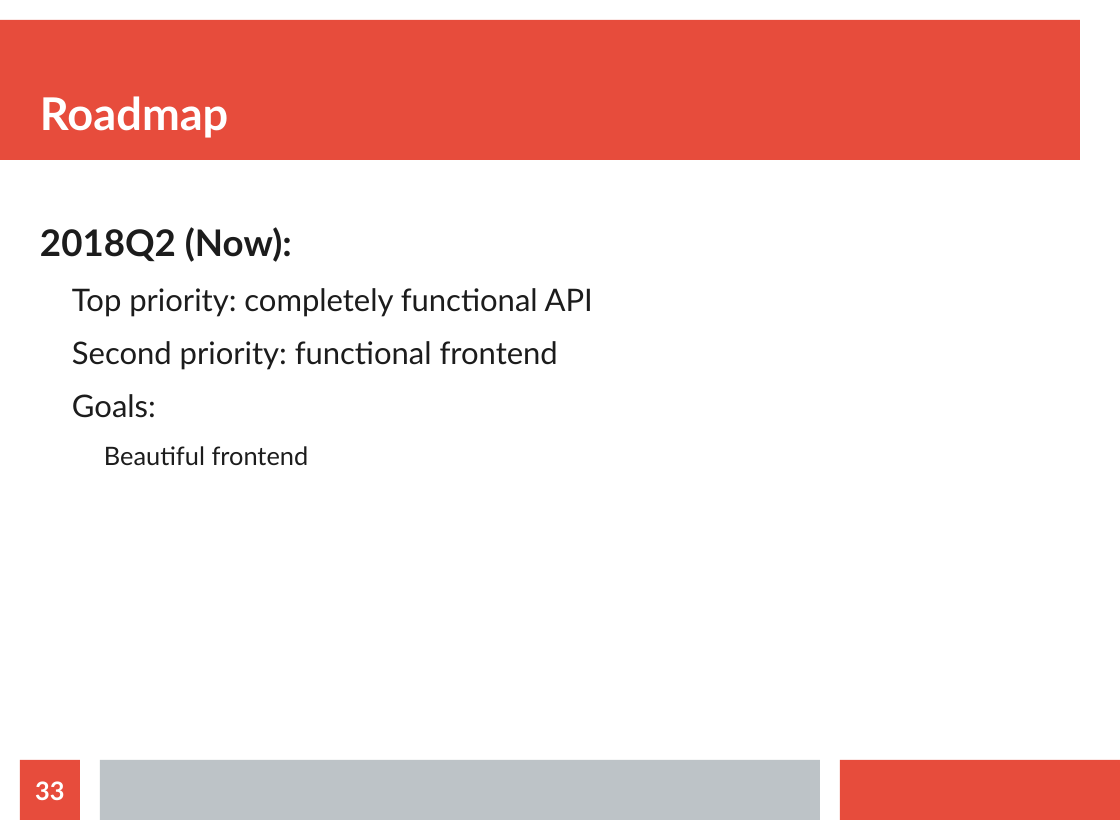
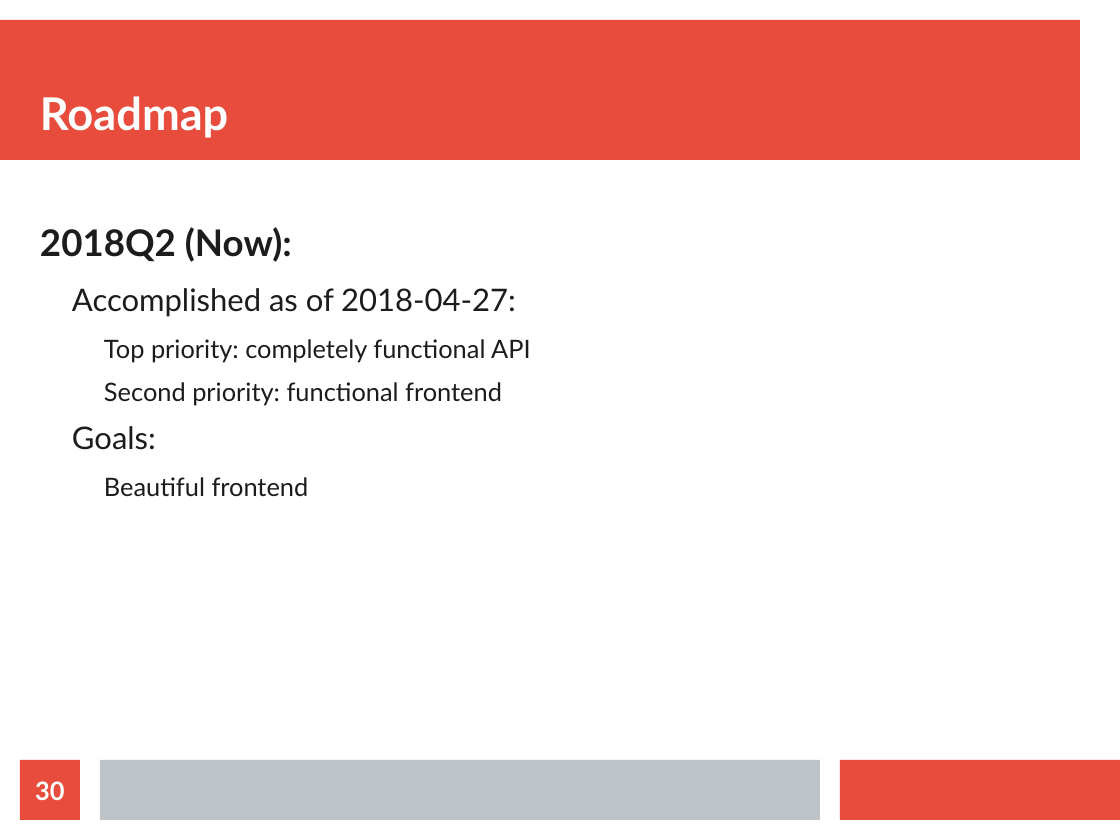
Before and after one commit to AbsolutelyLudicrous/cbus-2018, a slide deck: slide 30 of eventor.odp (slide 33 before the commit). Drawn at 1120x840 pixels with LibreOffice and Linux fonts; fonts in the diff are those of the drawing. Boxes give left, top, right and bottom in pixels: in the first picture for what was removed or moved away, otherwise in the second. Text is boxed around its words. In the diff, an @@ line names an element or a change of style, - is before the commit and + after.

```diff
--- a/eventor.odp
+++ b/eventor.odp
@@ text at (72,288,516,317): paragraph added @@
+  Accomplished as of 2018-04-27:
@@ text at (104,339,531,405): size 22 to 18 pt in "Top priority: completely functional API", "Second priority: functional frontend"; list level 2 to 3 in "Top priority: completely functional API"; list level 2 to 3 in "Second priority: functional frontend" @@
@@ page number at (35,781,64,800): text changed @@
-33
+30
```
Also in this commit, not shown: 3 other slides changed, 3 slides added, 4 slides removed.
